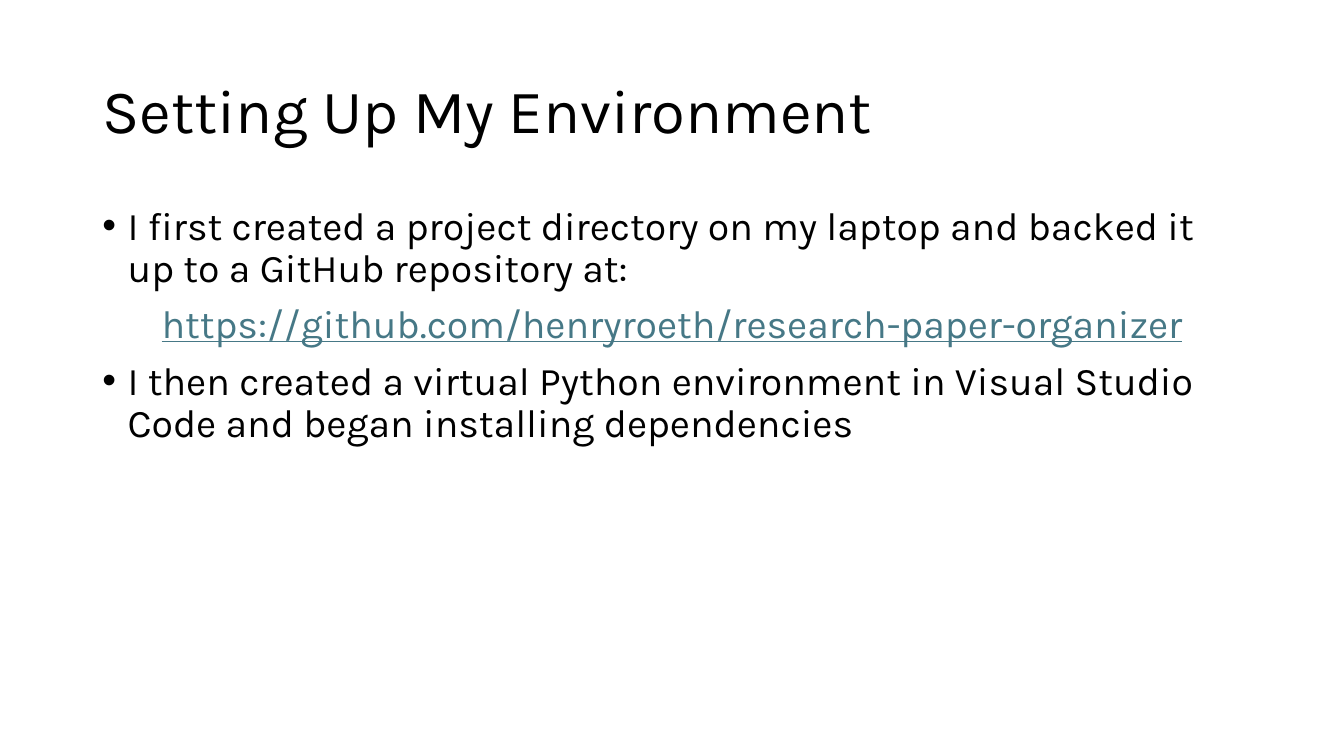
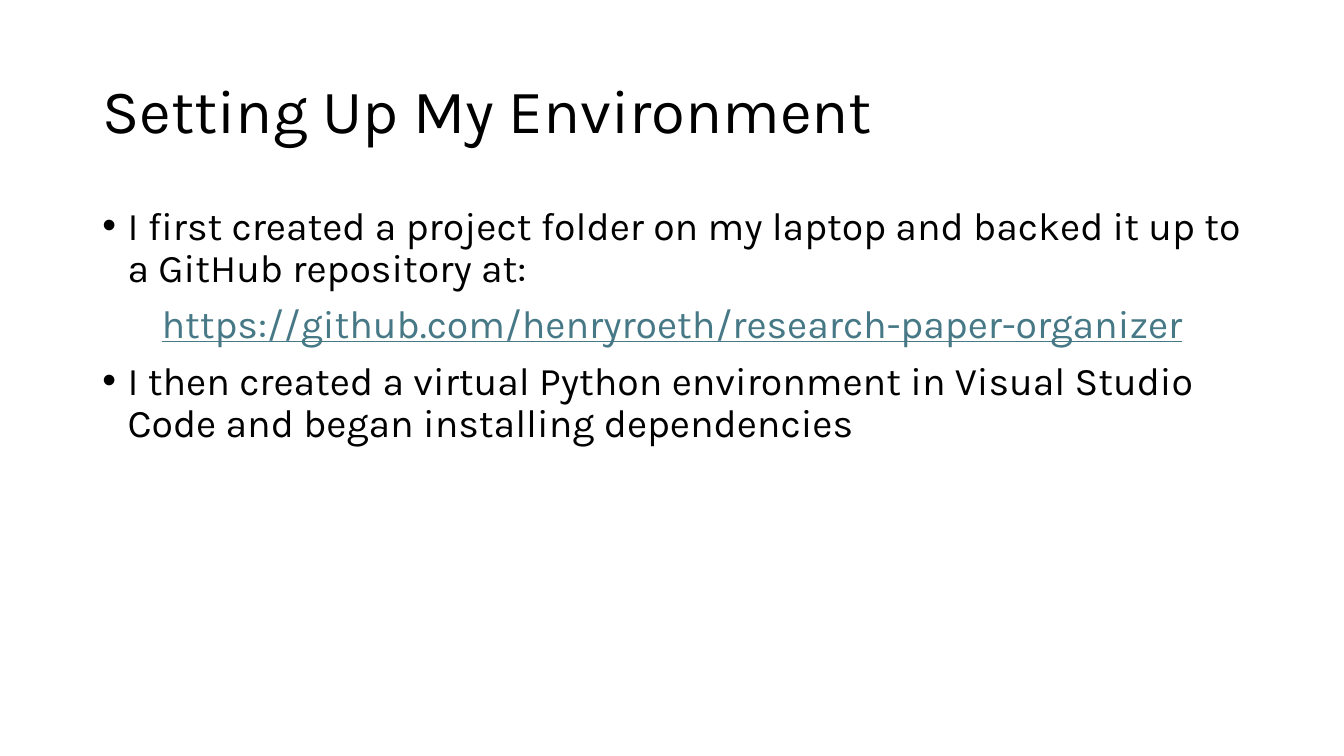
Before and after one commit to henryroeth/research-paper-organizer, a slide deck: slide 2 of docs/Progress_Report_1_HKR.pptx (slide 4 before the commit). Drawn at 1344x756 pixels with LibreOffice and Linux fonts; fonts in the diff are those of the drawing. Boxes give left, top, right and bottom in pixels: in the first picture for what was removed or moved away, otherwise in the second. Text is boxed around its words. In the diff, an @@ line names an element or a change of style, - is before the commit and + after.

```diff
--- a/docs/Progress_Report_1_HKR.pptx
+++ b/docs/Progress_Report_1_HKR.pptx
@@ text at (128,213,1240,292): text changed @@
-• I first created a project directory on my laptop and backed it up to a GitHub repository at:
+• I first created a project folder on my laptop and backed it up to a GitHub repository at:
```
Also in this commit, not shown: 1 other slide changed, 1 slide added, 2 slides removed, 6 other files.
